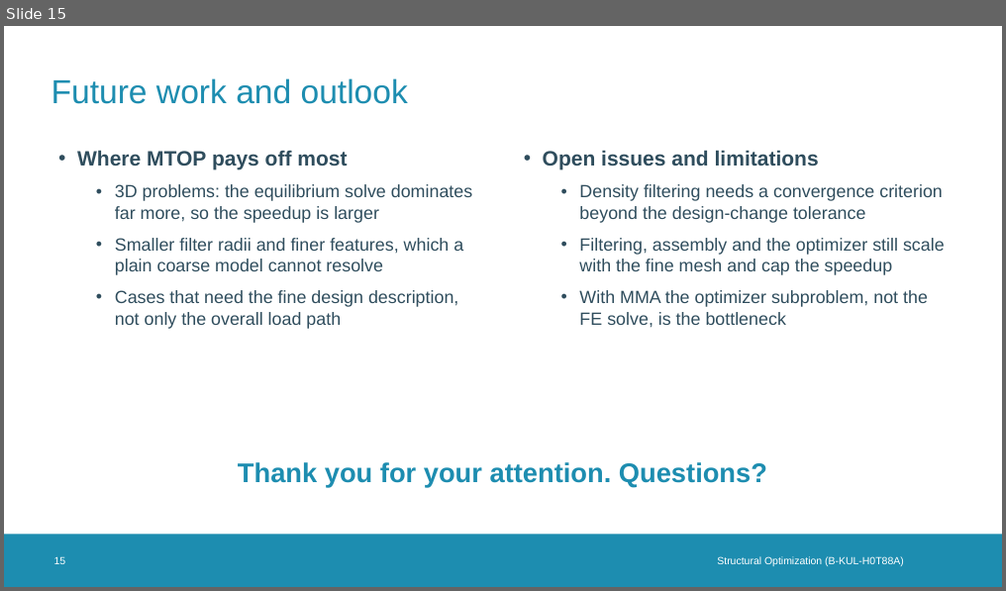
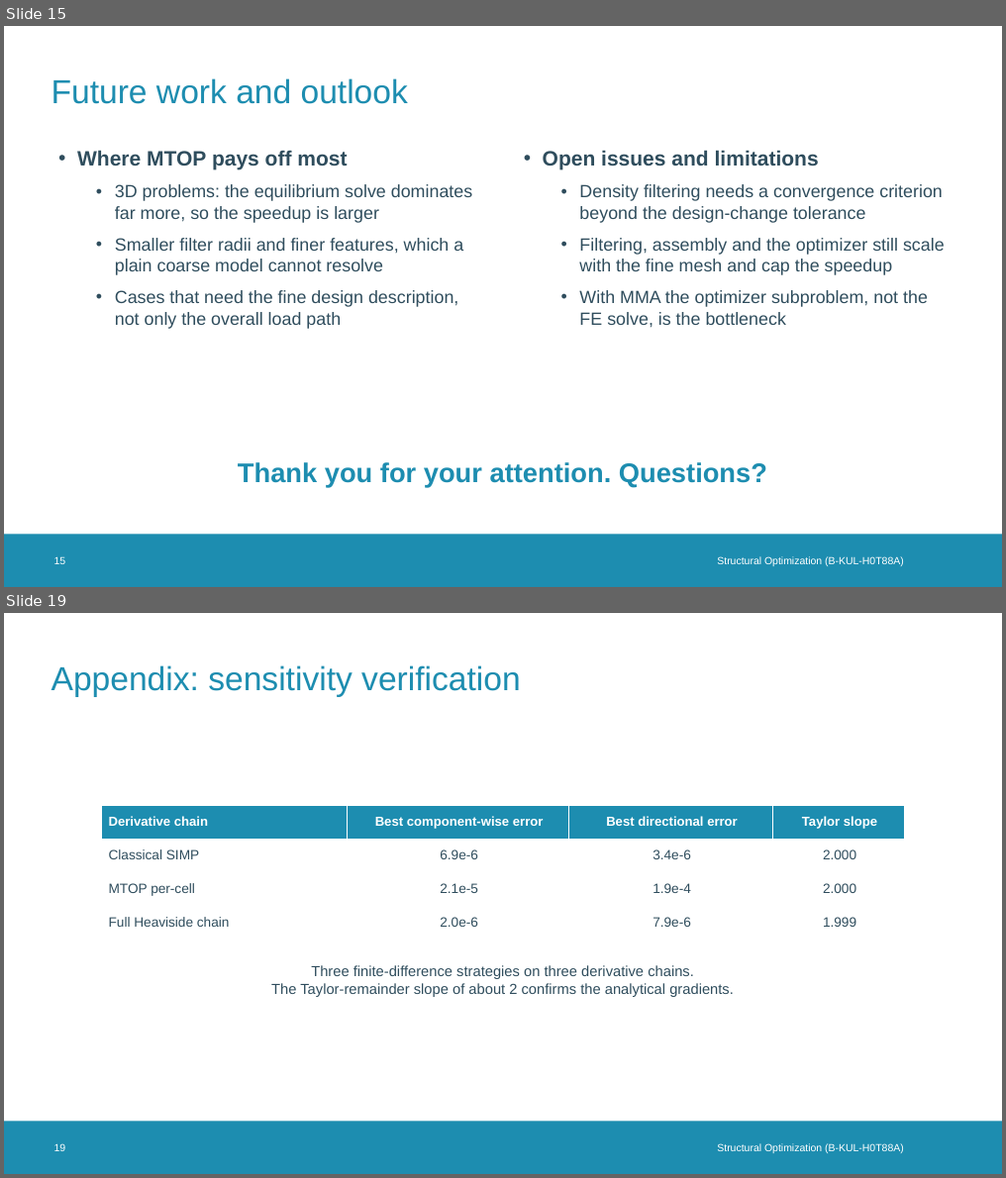
Before and after one commit to maAuSe/Structural-Optimization-LUKASTIEBERT, a slide deck: MTOP_presentation.pptx. Shown one above the other, each under a label of ours: slide 15 before the commit, slides 15 and 19 after it; the slides between them are not shown. The pictures are 1006x591 and 1006x1178 pixels, drawn with LibreOffice and Linux fonts; fonts in the diff are those of the drawing; background and template pictures are left out. Boxes give left, top, right and bottom in pixels: in the first picture for what was removed or moved away, otherwise in the second. Text is boxed around its words. In the diff, an @@ line names an element or a change of style, - is before the commit and + after.

```diff
--- a/MTOP_presentation.pptx
+++ b/MTOP_presentation.pptx
@@ slide 19 added at bbox=[4, 613, 1002, 1174], background #FFFFFF; not listed: 1 template element that a slide beside it also shows @@
@@ title added at bbox=[52, 665, 521, 697], 32 pt, text #1D8DB0 @@
+Appendix: sensitivity verification
@@ table added at bbox=[102, 805, 904, 940], 4 rows, 4 columns @@
+Derivative chain | Best component-wise error | Best directional error | Taylor slope
+Classical SIMP | 6.9e-6 | 3.4e-6 | 2.000
+MTOP per-cell | 2.1e-5 | 1.9e-4 | 2.000
+Full Heaviside chain | 2.0e-6 | 7.9e-6 | 1.999
@@ text added at bbox=[271, 965, 734, 997], 14 pt, text #2F4D5D @@
+Three finite-difference strategies on three derivative chains.
+The Taylor-remainder slope of about 2 confirms the analytical gradients.
@@ text added at bbox=[54, 1144, 66, 1152], 10 pt, text #FFFFFF @@
+19
@@ text added at bbox=[717, 1144, 904, 1154], 10 pt, text #FFFFFF @@
+Structural Optimization (B-KUL-H0T88A)
```
Also in this commit, not shown: 7 other slides added, 1 other file.
